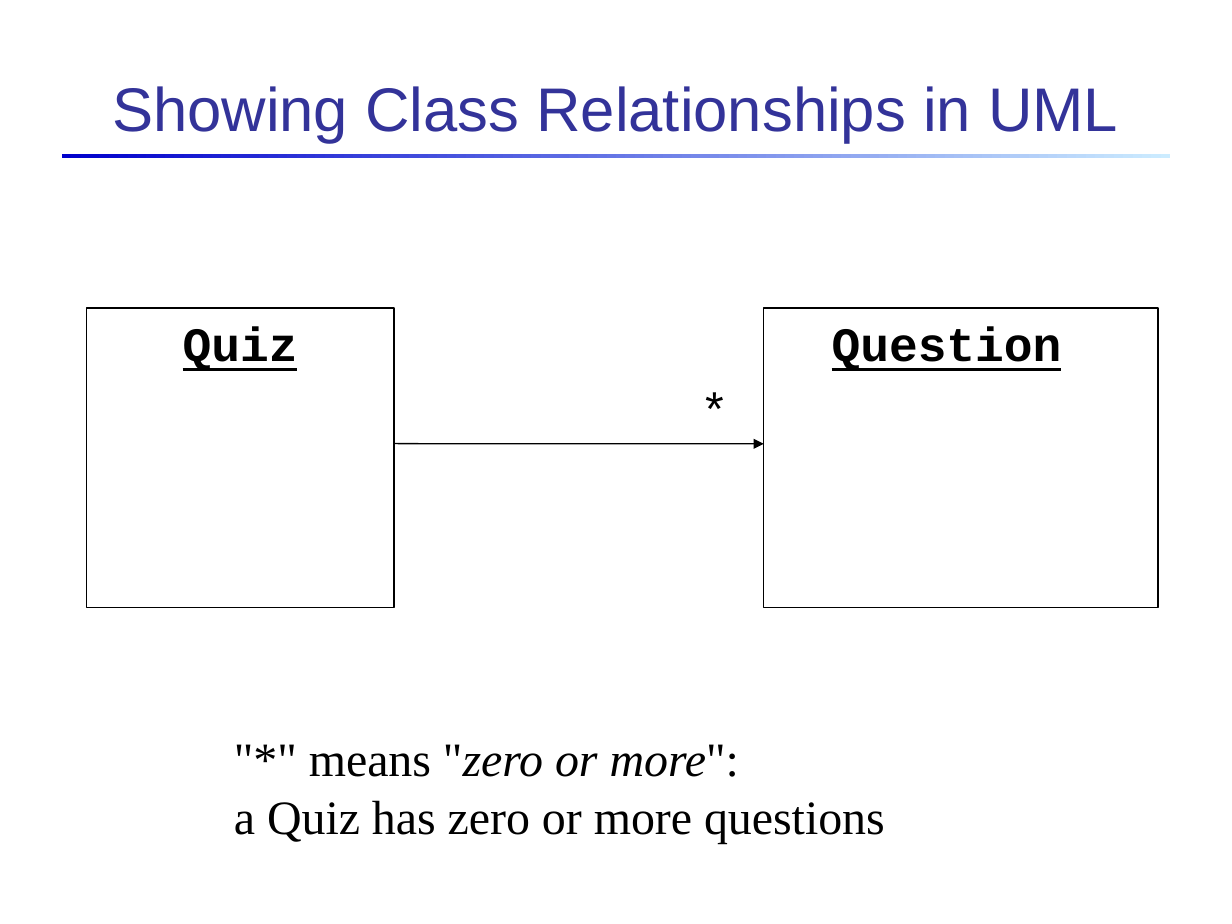
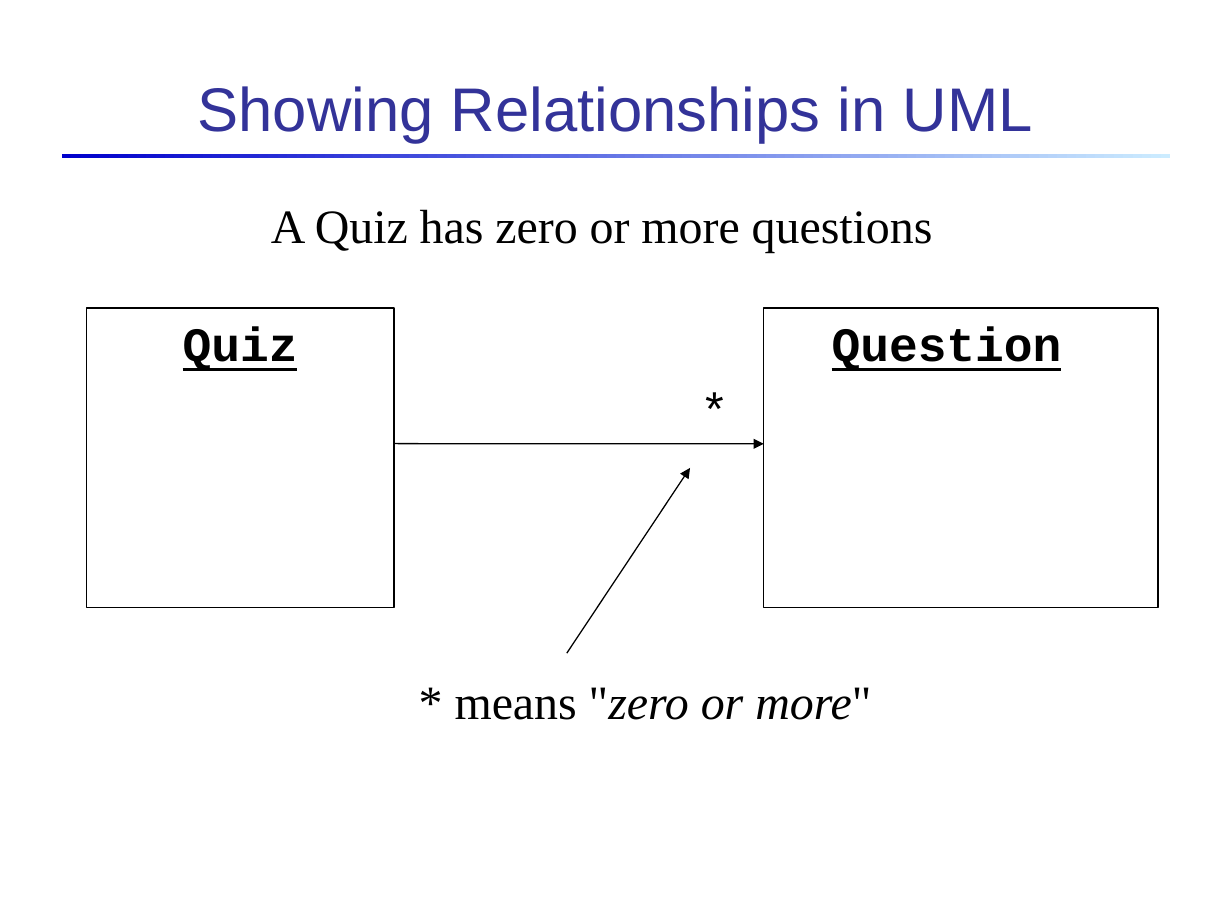
Before and after one commit to skeoop/skeoop.github.io, a slide deck: slide 15 of week1/3a-Introduction-to-Objects.ppt (slide 11 before the commit). Drawn at 1232x924 pixels with LibreOffice and Linux fonts; fonts in the diff are those of the drawing. Boxes give left, top, right and bottom in pixels: in the first picture for what was removed or moved away, otherwise in the second. Text is boxed around its words. In the diff, an @@ line names an element or a change of style, - is before the commit and + after.

```diff
--- a/week1/3a-Introduction-to-Objects.ppt
+++ b/week1/3a-Introduction-to-Objects.ppt
@@ title at bbox=[198, 86, 1033, 143]: text changed @@
-Showing Class Relationships in UML
+Showing Relationships in UML
@@ text at bbox=[271, 209, 933, 252]: text changed @@
-"*" means "zero or more":
-a Quiz has zero or more questions
+A Quiz has zero or more questions
@@ arrow added from (567, 653) to (690, 468), #000000 0.74 pt @@
@@ text added at bbox=[455, 687, 871, 720], 28 pt, text #000000, italic @@
+* means "zero or more"
```
Also in this commit, not shown: 15 other slides changed, 5 slides removed, 12 other files.
